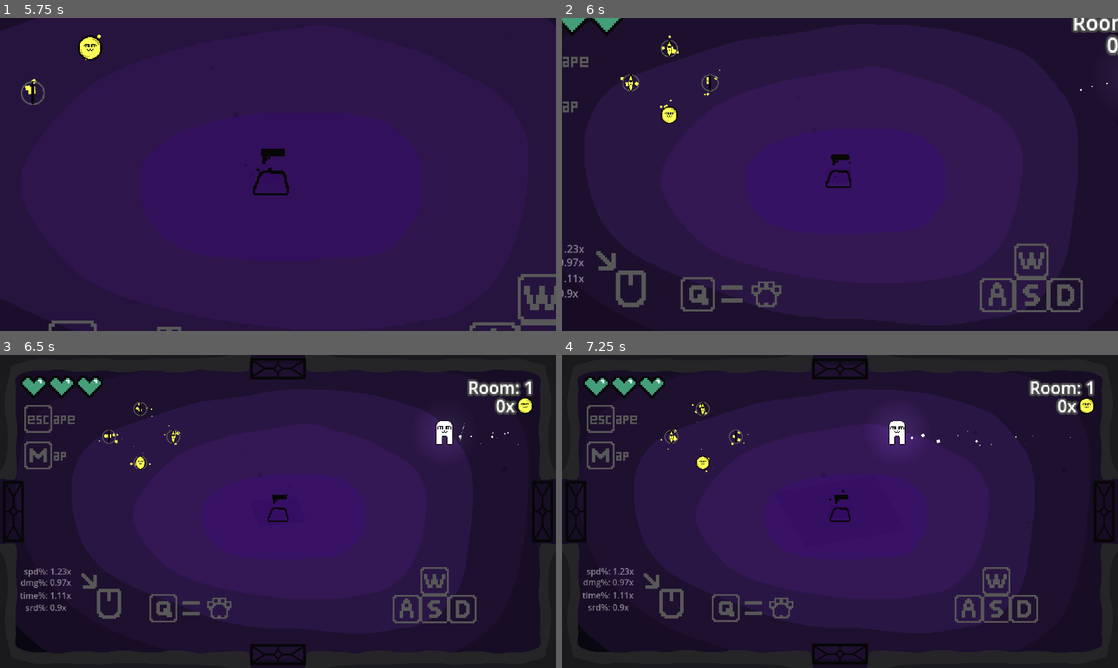
Above: before the commit, frames 1-4 (two rows, left to right).
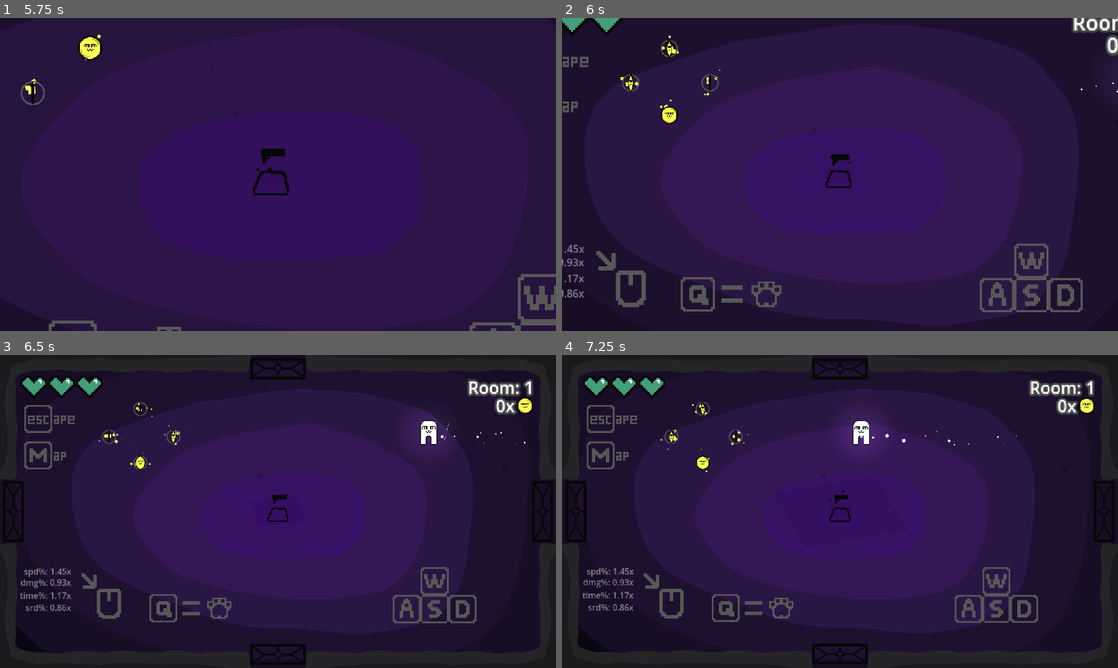
Above: after the commit, the same moments.

Repository: Jurgwem/roguelike
Game: Godot game, scene res://SCENES/game.tscn
Same seed, same stepped clock (60 frames per second), same inputs: the game is played once before the commit and once after it. This scene is started directly instead of the project's main scene.
Inputs (mouse positions are in pixels of both pictures, inside the frame that each line leads up to):
- Up to frame 1 (5.75 s): move the mouse to (400, 158) at 0.52 s; press the mouse at (400, 158) at 0.53 s; hold D (right) 0.53-2.03 s; tap Up (debugRoomUp) at 0.77, 1.52, 3.02, 3.77, 4.52 s; move the mouse to (166, 190) at 1.27 s; release the mouse at (166, 190) at 1.28 s; tap Q (unequip) at 1.35, 2.85, 4.35 s; tap Enter at 2 s; move the mouse to (333, 105) at 2.02 s; press the mouse at (333, 105) at 2.03 s; hold A (left) 2.03-2.78 s; move the mouse to (250, 237) at 2.77 s; release the mouse at (250, 237) at 2.78 s; hold D (right) 2.78-4.28 s; move the mouse to (444, 221) at 3.52 s; press the mouse at (444, 221) at 3.53 s; move the mouse to (111, 127) at 4.27 s; release the mouse at (111, 127) at 4.28 s; hold A (left) 4.28-5.03 s; tap Space at 5 s; move the mouse to (305, 174) at 5.02 s; press the mouse at (305, 174) at 5.03 s; hold D (right) from 5.03 s (still down)
- Up to frame 2 (6 s): move the mouse to (756, 96) at 5.77 s; release D (right) at 5.78 s; release the mouse at (756, 96) at 5.78 s; hold A (left) from 5.78 s (still down); tap Q (unequip) at 5.85 s
- Up to frame 3 (6.5 s): keep holding A (left); tap Up (debugRoomUp) at 6.02 s
- Up to frame 4 (7.25 s): keep holding A (left); move the mouse to (962, 495) at 6.52 s; press the mouse at (962, 495) at 6.53 s; tap Up (debugRoomUp) at 6.77 s

Frame 1 is identical in both runs. In frame 2, 0.1% of the frame differs, in the area x 0-100%, y 20-90%; in frame 3, 0.5%; in frame 4, 0.7%, in the area x 10-92%, y 20-82%.

Commit message:
Update player.gd

Diff:
--- a/SCRIPTS/player.gd
+++ b/SCRIPTS/player.gd
@@ -36,10 +36,10 @@
 func _ready() -> void:
 	var chance : float = randf();
 	if chance > 0.75:
-		speedMod = 1 + ((randf() - 0.5) / 2);
-		damageMod = 1 + ((randf() - 0.5) / 2);
-		timeMod = 1 + ((randf() - 0.5) / 3);
-		spreadMod = 1 + ((randf() - 0.5) / 3);
+		speedMod = 1 + ((randf() - 0.5));
+		damageMod = 1 + ((randf() - 0.5));
+		timeMod = 1 + ((randf() - 0.5) / 2);
+		spreadMod = 1 + ((randf() - 0.5) / 2);
 		modulate = Color(randf(), randf(), randf());
 		scale = Vector2(1.888, 1.5);
 	$AnimatedSprite2D.animation = "wakeUp"
